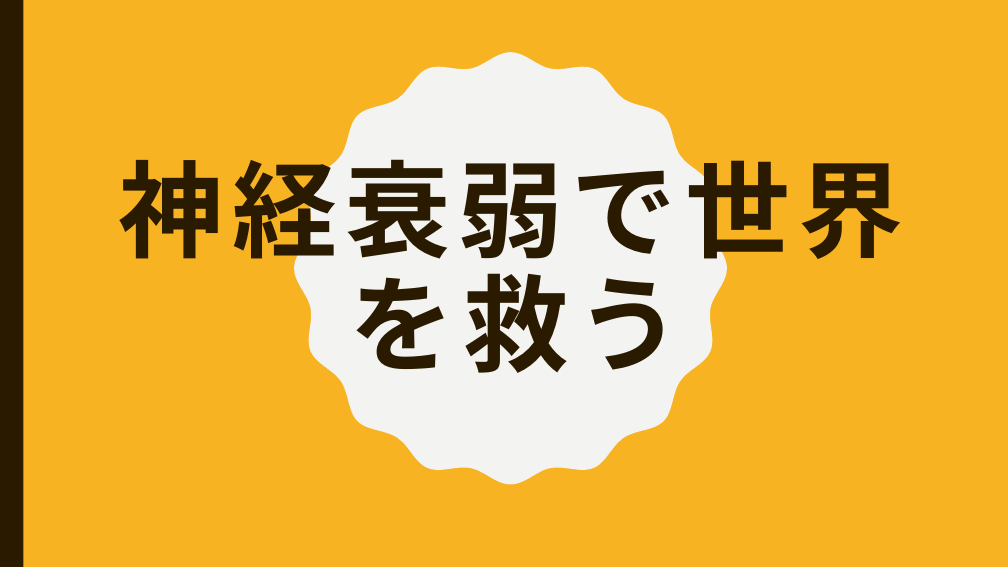
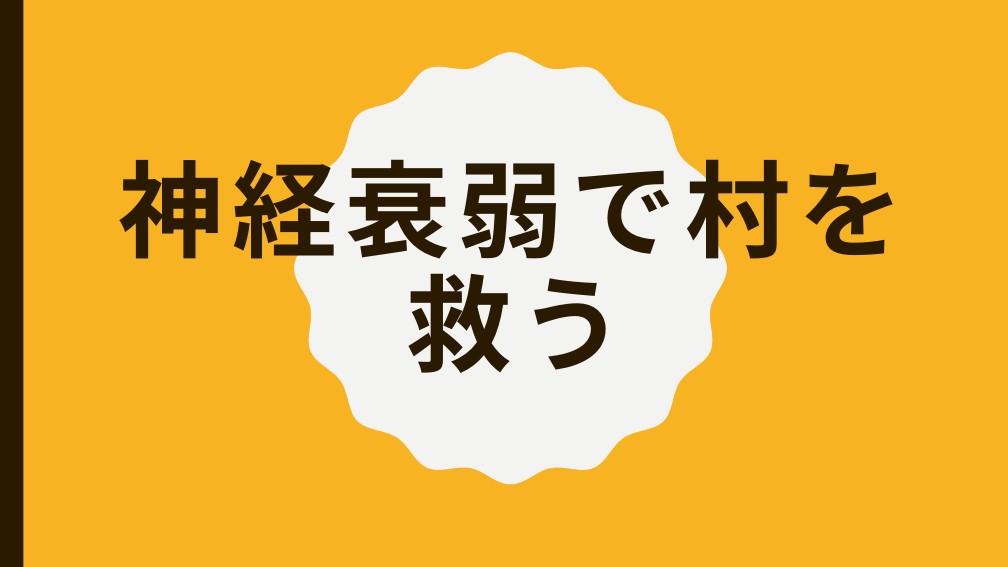
Before and after one commit to otowq/sologame, a slide deck: slide 1 of プレゼン.pptx. Drawn at 1008x567 pixels with LibreOffice and Linux fonts; fonts in the diff are those of the drawing. Boxes give left, top, right and bottom in pixels: in the first picture for what was removed or moved away, otherwise in the second. Text is boxed around its words. In the diff, an @@ line names an element or a change of style, - is before the commit and + after.

```diff
--- a/プレゼン.pptx
+++ b/プレゼン.pptx
@@ title at (x1=119, y1=143, x2=903, y2=373): text changed @@
-神経衰弱で世界を救う
+神経衰弱で村を救う
```
Also in this commit, not shown: 1 other slide changed, 1 slide added, 6 other files.
